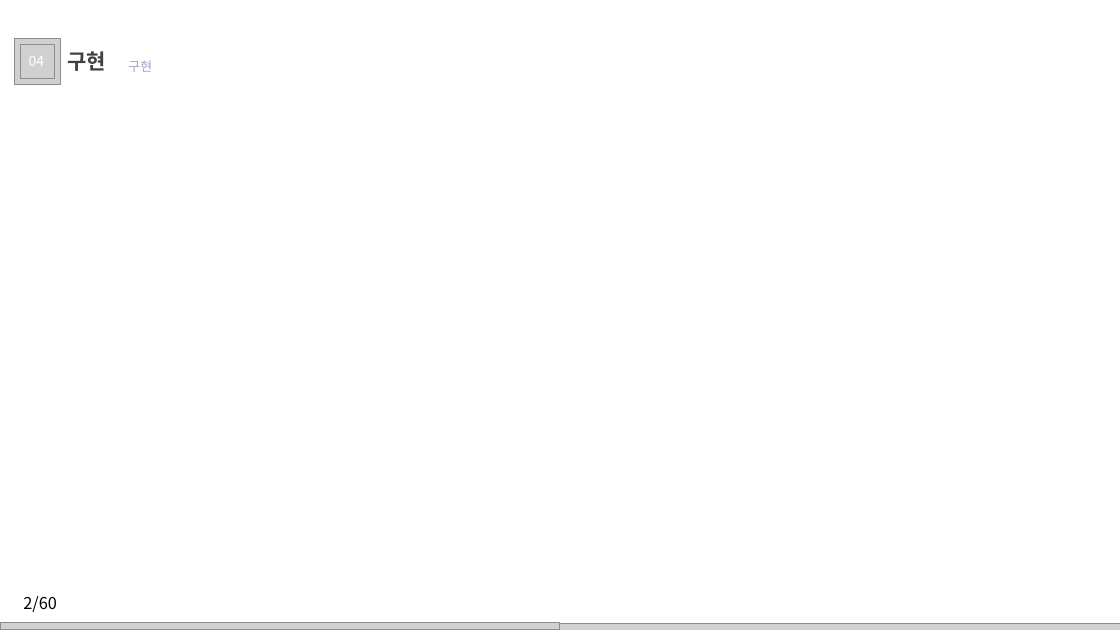
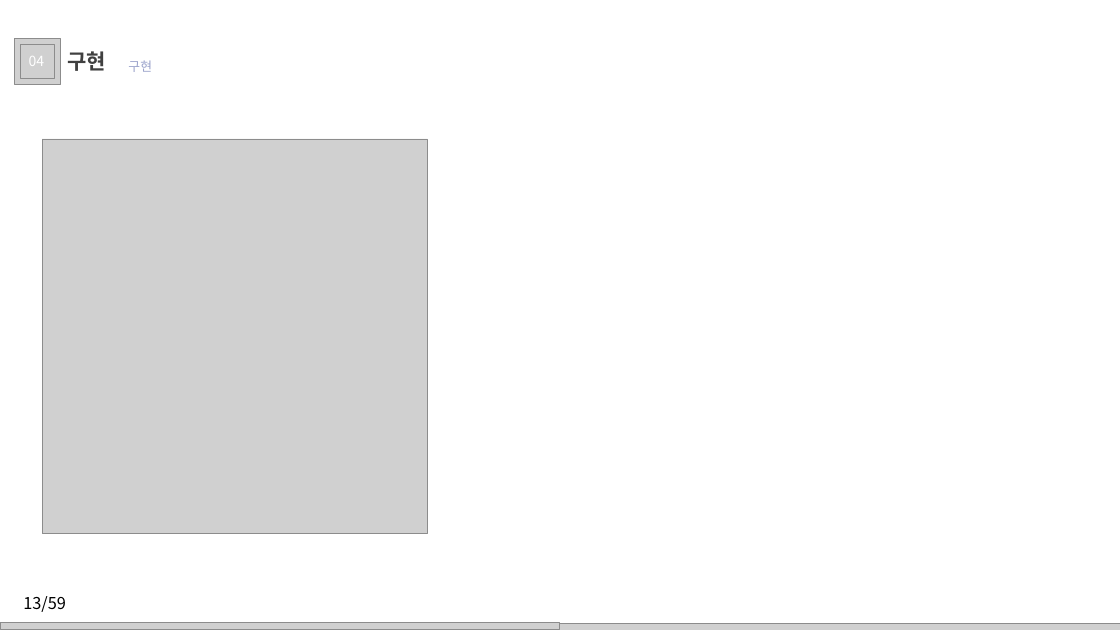
Before and after one commit to juhyeonjong2/EzenCompany, a slide deck: slide 13 of Documents/8. 발표/2. 최종발표/이젠컴퍼니.pptx (slide 9 before the commit). Drawn at 1120x630 pixels with LibreOffice and Linux fonts; fonts in the diff are those of the drawing; grey boxes stand for pictures; background and template pictures are left out. Boxes give left, top, right and bottom in pixels: in the first picture for what was removed or moved away, otherwise in the second. Text is boxed around its words. In the diff, an @@ line names an element or a change of style, - is before the commit and + after.

```diff
--- a/Documents/8. 발표/2. 최종발표/이젠컴퍼니.pptx
+++ b/Documents/8. 발표/2. 최종발표/이젠컴퍼니.pptx
@@ picture added at <box>42,139,428,534</box> @@
@@ text at <box>23,596,66,612</box>: text changed @@
-2/60
+13/59
```
Also in this commit, not shown: 9 other slides changed, 48 slides added.
